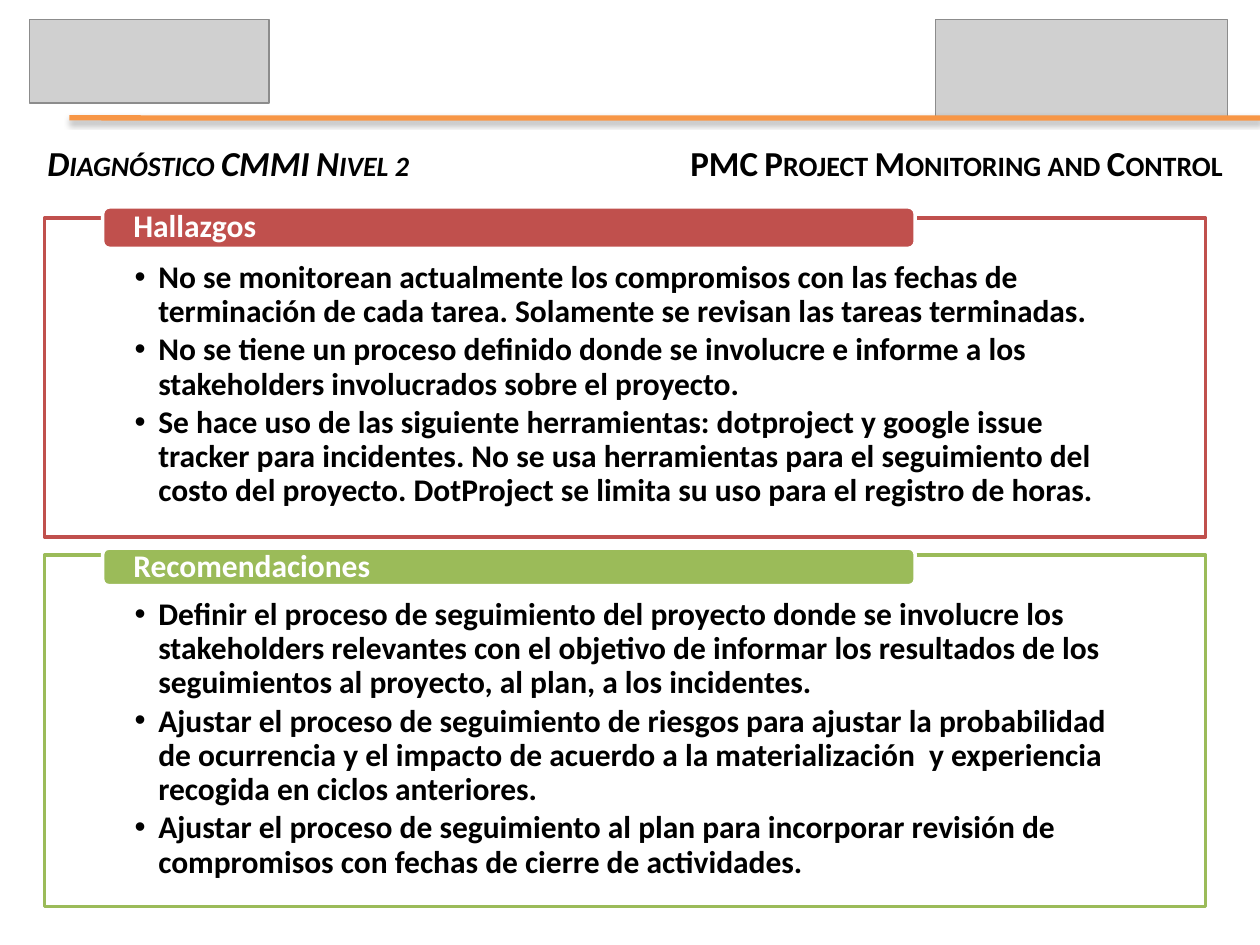
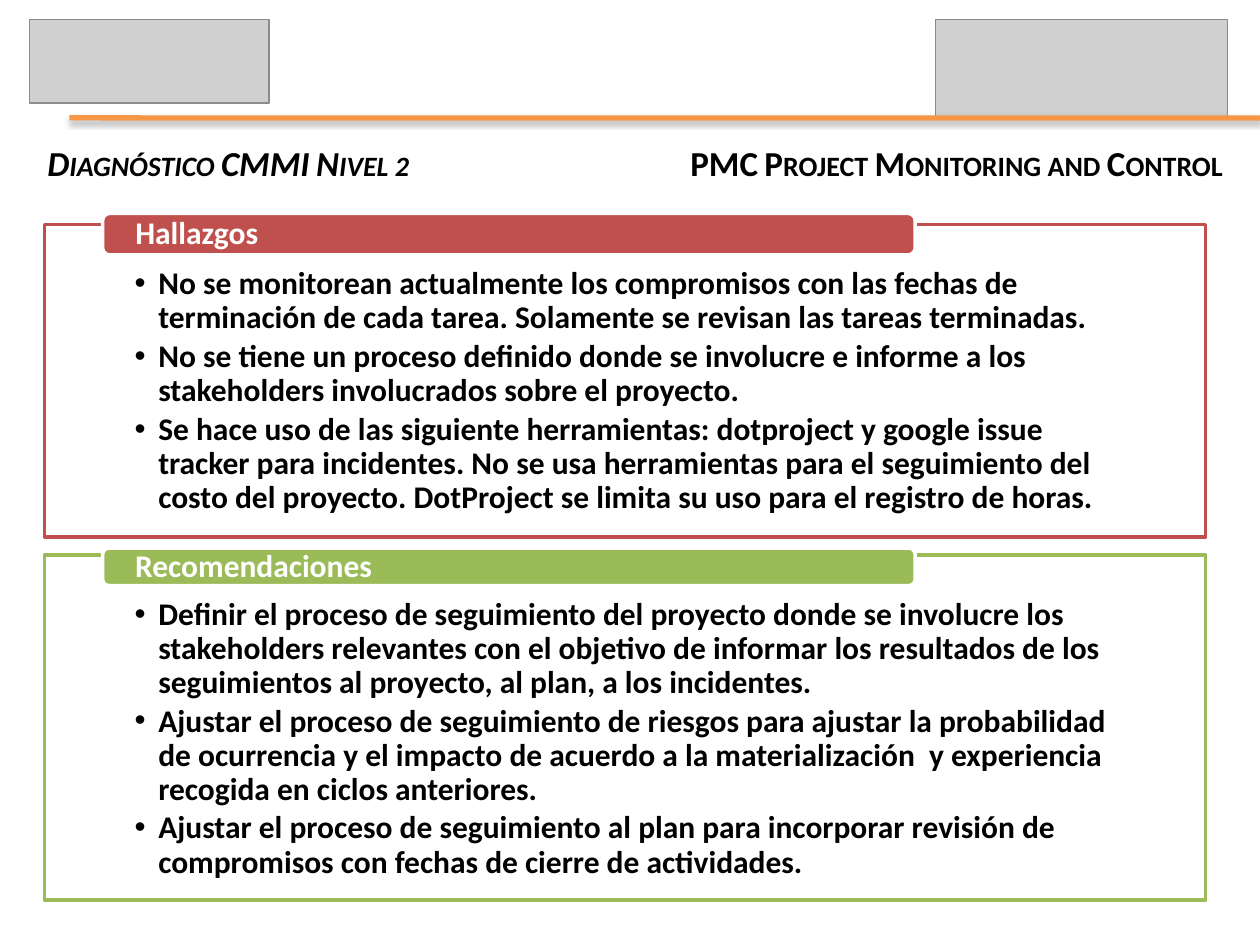
Before and after one commit to leseroth/ingenium-managment, a slide deck: slide 10 of CSOF5104 Mejoramiento de Procesos de SW/PresentacionFinal/1130PresentacionFinal.pptx. Drawn at 1260x945 pixels with LibreOffice and Linux fonts; fonts in the diff are those of the drawing; grey boxes stand for pictures. Boxes give left, top, right and bottom in pixels: in the first picture for what was removed or moved away, otherwise in the second. Text is boxed around its words. In the diff, an @@ line names an element or a change of style, - is before the commit and + after.

```diff
--- a/CSOF5104 Mejoramiento de Procesos de SW/PresentacionFinal/1130PresentacionFinal.pptx
+++ b/CSOF5104 Mejoramiento de Procesos de SW/PresentacionFinal/1130PresentacionFinal.pptx
@@ text "No se monitorean actualmente los ..." moved from (x1=158, y1=266, x2=1093, y2=507) to (x1=158, y1=272, x2=1093, y2=514) @@
@@ rectangle resized from (x1=44, y1=218, x2=1205, y2=537) to (x1=44, y1=224, x2=1205, y2=537) @@
@@ rounded rectangle moved from (x1=102, y1=207, x2=915, y2=248) to (x1=102, y1=213, x2=915, y2=255) @@
@@ text "Hallazgos" moved from (x1=133, y1=215, x2=256, y2=243) to (x1=135, y1=222, x2=258, y2=250) @@
@@ rectangle resized from (x1=44, y1=556, x2=1205, y2=907) to (x1=44, y1=556, x2=1205, y2=901) @@
```
Also in this commit, not shown: 5 other slides changed, 3 slides added.
